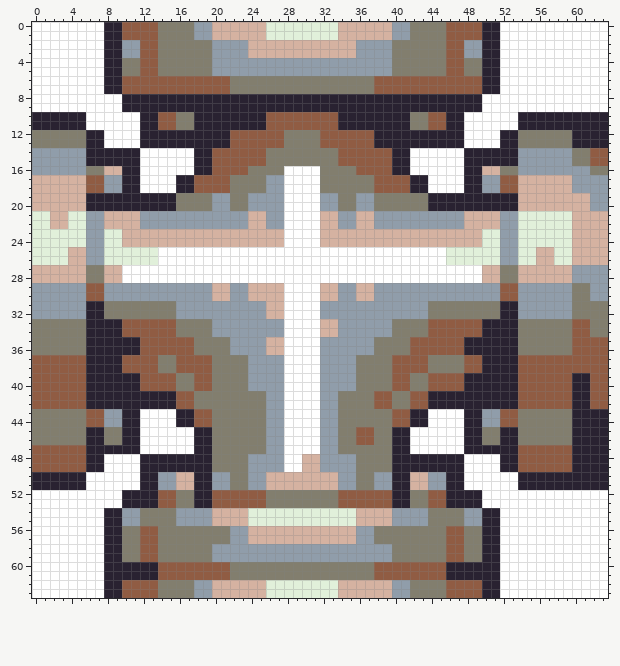
A pixel-art sprite gets an edit: assets/fourWayPipe.png. The picture above is the old version.
The file is 64x64 pixels.
The result:
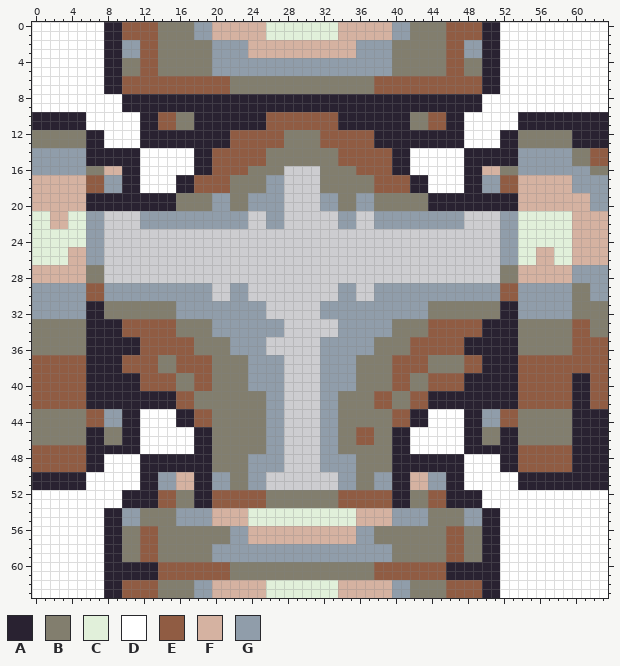
Palette (. is transparent): A #292231  B #827e6e  C #e1f0da  D #ffffff  E #905c43  F #d5b2a1  G #909daa
From old to new:
Colour C is removed in rows 23 to 24 at x 8 to 9 and 50 to 51; in rows 25 to 26 at x 8 to 13 and 46 to 51.
Colour D is removed in rows 16 to 24 at x 28 to 31; in rows 25 to 26 at x 14 to 45; in rows 27 to 28 at x 10 to 49; in rows 29 to 47 at x 28 to 31; in rows 48 to 49 at x 28 to 29.
Colour F is removed in rows 21 to 22 at x 8 to 11, 24 to 25, 32 to 33, 36 to 37 and 48 to 51; in rows 23 to 24 at x 10 to 27 and 32 to 49; in rows 27 to 28 at x 8 to 9 and 50 to 51; in rows 29 to 30 at x 20 to 21, 24 to 27, 32 to 33 and 36 to 37; in rows 31 to 32 at x 26 to 27; in rows 33 to 34 at x 32 to 33.
Colour F is removed in rows 35 to 36 at x 26 to 27; in rows 48 to 49 at x 30 to 31; in rows 50 to 51 at x 26 to 33.
Pixel boxes of the changes (left, top, right, bottom) in both pictures:
erased: (104, 166, 500, 490)
